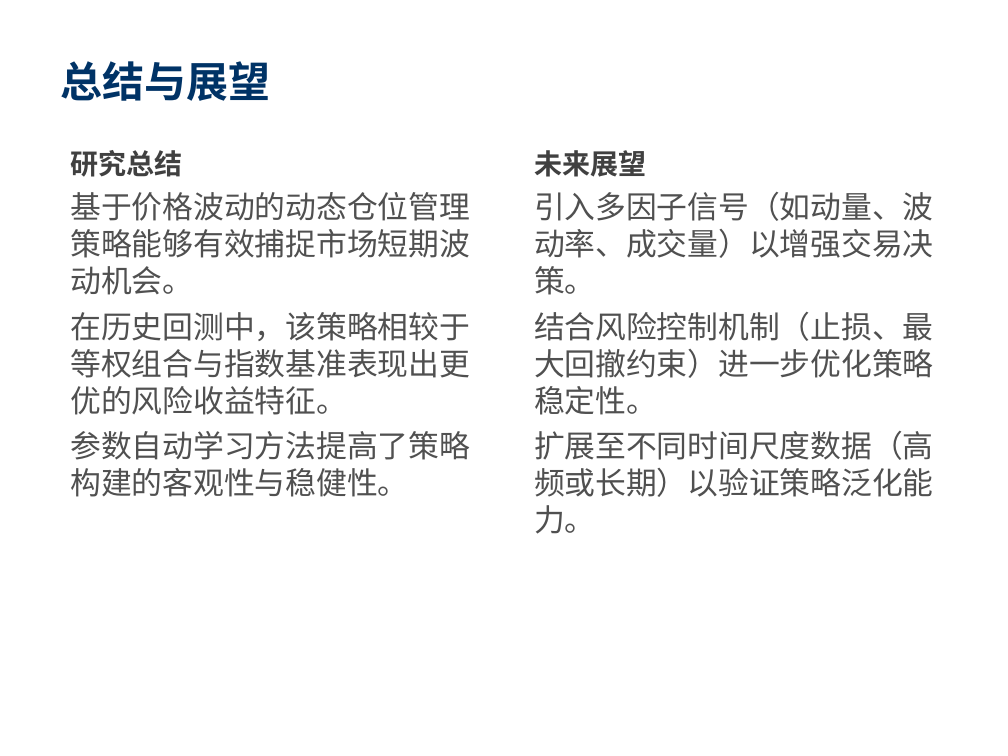
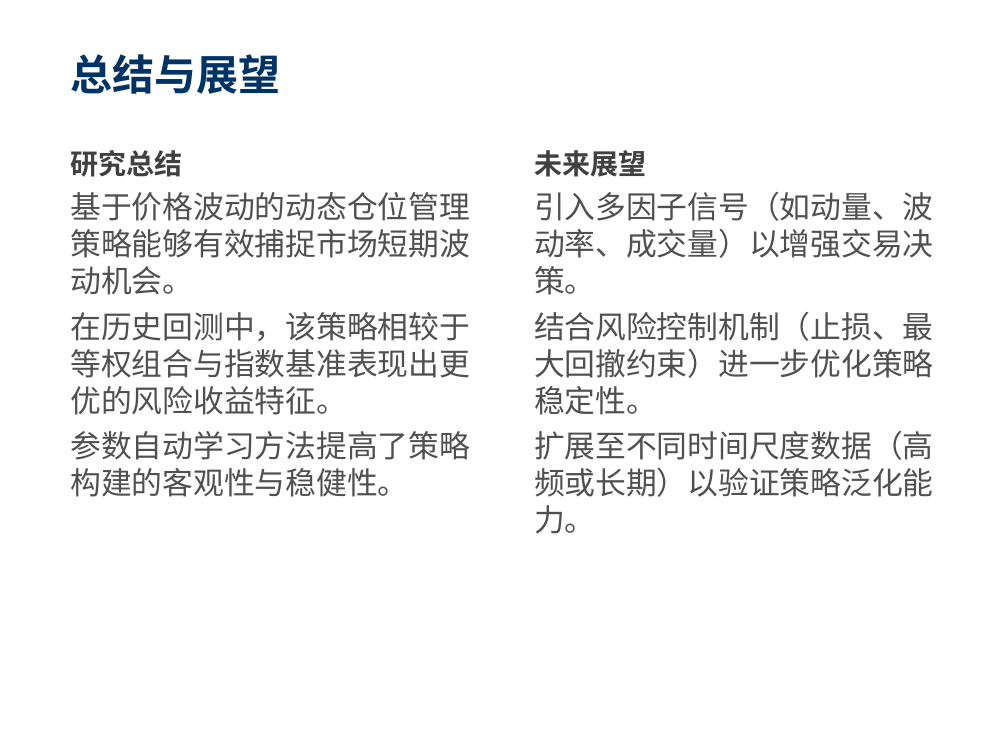
Before and after one commit to pingli-ppt/Intro_to_Dase_Liping, a slide deck: slide 9 of 大作业李萍10245501424/quant_strategy_ppt.pptx (slide 7 before the commit). Drawn at 1008x756 pixels with LibreOffice and Linux fonts; fonts in the diff are those of the drawing. Boxes give left, top, right and bottom in pixels: in the first picture for what was removed or moved away, otherwise in the second. Text is boxed around its words. In the diff, an @@ line names an element or a change of style, - is before the commit and + after.

```diff
--- a/大作业李萍10245501424/quant_strategy_ppt.pptx
+++ b/大作业李萍10245501424/quant_strategy_ppt.pptx
@@ text "总结与展望": place and size @@
-text "总结与展望" at (60,61,270,101)
+text "总结与展望" at (70,54,280,94)
```
Also in this commit, not shown: 2 other slides changed, 3 slides added, 1 slide removed, 4 other files.
